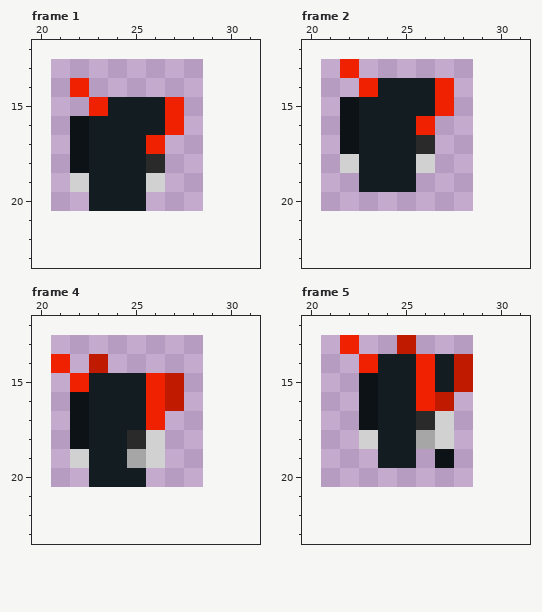
Pixel-art file: files/entities/sumi/sprite/animations/sumi_run.aseprite. The picture above is the old version.
8x8 pixels, 7 frames. Shown: frame 1: x 20..31, y 12..23; frame 2: x 20..31, y 12..23; frame 4: x 20..31, y 12..23; frame 5: x 20..31, y 12..23. The old version is drawn lined up with the new one, on the new canvas. The commit also changed other frames, which this record leaves out.
After the commit:
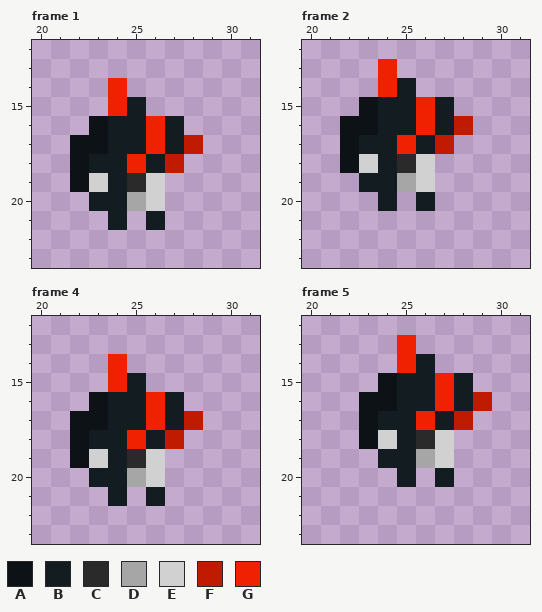
Palette (. is transparent): A #0c1215  B #131c21  C #2a2a2a  D #a6a6a6  E #d1d1d1  F #c01b00  G #ef2100
Changes in this commit:
canvas 8x8 -> 50x50, the old top-left corner now at 21,13
Changed rows in their new state; - is an unchanged pixel.
Frame 1:
first column x 22:
14 .-G----
15 -.G-..-
16 .A--GB-
17 -A---BF
18 ---GBF-
19 AE-C---
20 ---DE--
21 --B-B--
Frame 2:
first column x 22:
13 .-G----
14 -.G-..-
15 .A--GB-
16 -A---BF
17 ---GBF-
18 AE-C---
19 ---DE--
20 --B-B--
Frame 4:
first column x 21:
14 .-.G----
15 -..G-..-
16 -.A---B-
17 --A---BF
18 ----GBF-
19 -AE-C---
20 ----DE--
21 ---B-B--
Frame 5:
first column x 22:
13 .--G----
14 -..GB..-
15 -.A-BGB-
16 --A-BGBF
17 ----GBF-
18 -AE-C---
19 ----DE--
20 ---B-B--
Changed places in both pictures, as pixel boxes (x1, y1, x2, y2):
changed: (70, 78, 203, 230)
changed: (340, 59, 473, 211)
changed: (51, 354, 203, 506)
changed: (340, 335, 492, 487)
